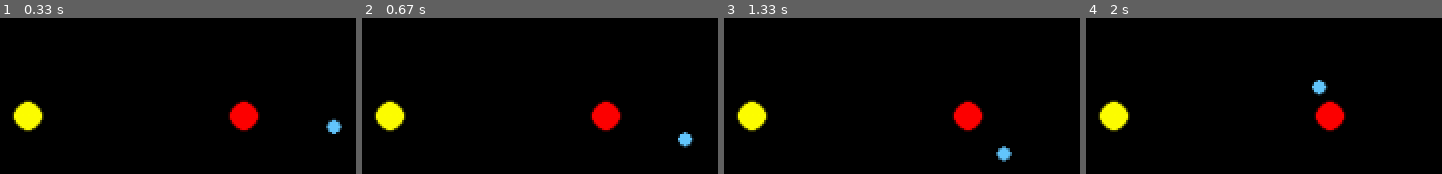
Above: before the commit, frames 1-4 (left to right).
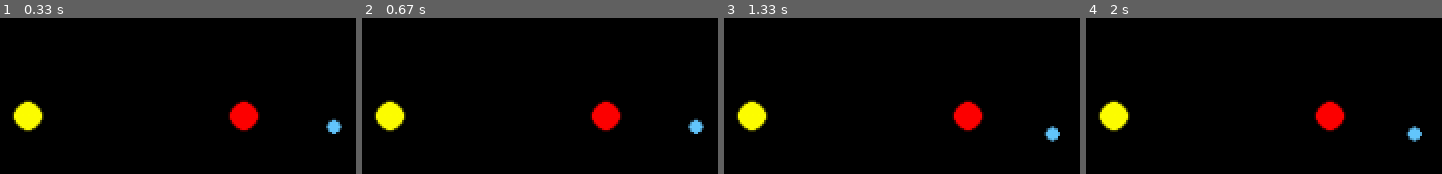
Above: after the commit, the same moments.

Repository: maxim739/Hackathon26
Game: pygame game, started from MovingStatic.py
Two runs of this game, one before a commit and one after it. Both use one fixed random seed, a clock stepped at 60 frames per second and the inputs below.
Inputs:
- Up to frame 1 (0.33 s): no input
- Up to frame 2 (0.67 s): hold R from 0.33 s (still down)
- Up to frame 3 (1.33 s): release R at 0.8 s; tap S at 0.83 s
- Up to frame 4 (2 s): no input

Frame 1 is identical in both runs. In frame 2, 0.7% of the frame differs, in the area x 88-97%, y 64-84%; in frame 3, 0.6%; in frame 4, 0.7%.

Commit message:
Update MovingStatic.py
Added a stop and reset button 's' for stop and 'r' for reset

Diff:
--- a/MovingStatic.py
+++ b/MovingStatic.py
@@ -14,8 +14,10 @@
 
 
 G = 6.67430e-11
+#This scale stuff is stolen from a man on the internet
 scale = 6e-11
-dt = 864000 #ten days in seconds
+dt = 864000 #TEN days in seconds
+gamestopped = False
 
 class Static_body:
     def __init__(self, x, y, mass, radius, color):
@@ -40,7 +42,8 @@
         self.color = color
 
     def update_position(self, bodies):
-        #Euler Integration.. Not stable long term
+        #Euler Numerical Integration.. Not stable long term but should be fine for our game?
+        #Might have to change it in the fututer
 
         #intialize force in x and y
         fx = fy = 0
@@ -69,6 +72,17 @@
         self.x += self.vx * dt
         self.y += self.vy * dt
 
+
+    def reset(self):
+        self.x = 2.867e12
+        self.y = 0
+        self.vx = 0
+        self.vy = 6810
+
+    def stop(self):
+        self.vx = 0
+        self.vy = 0
+
     def draw(self, screen):
 
         screen_x = int(self.x * scale + width // 2)
@@ -86,10 +100,25 @@
         if event.type == pygame.QUIT:
             running = False
 
+        #Added a reset and stop button also added new boolean called game gamestop
+        if event.type == pygame.KEYDOWN:
+            if event.key == pygame.K_r:
+                gamestopped = False
+                for body in bodies:
+                    if isinstance(body, Moving_body):
+                        body.reset()
+            if event.key == pygame.K_s:
+                gamestopped = True
+                for body in bodies:
+                    if isinstance(body, Moving_body):
+                        body.stop()
+
     screen.fill((0,0,0))
 
     for body in bodies:
-        if isinstance(body, Moving_body):
+        #This was CHAT... Had no clue how to make only moving bodies position update
+        #Not sure what "isinstance" is
+        if isinstance(body, Moving_body) and gamestopped == False:
             body.update_position(bodies)
         body.draw(screen)
 
